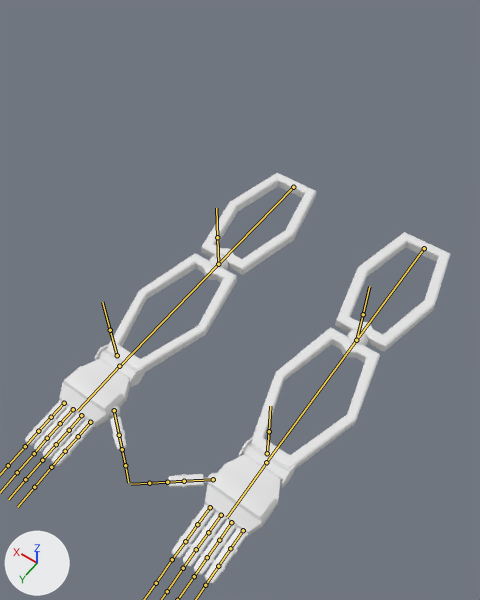
An edit to the FBX model Assets/_Models/Fps Hands.fbx, drawn before and after from the same camera.
Camera for both pictures: a camera (50 mm lens) standing at (-1.77, 4.44, 4.61) and looking at (0.7, 0.97, -0.83). The axes (+X, +Y, +Z) are drawn at lower left. The lights are the same throughout. The bones that bend it are drawn over the model as lines.
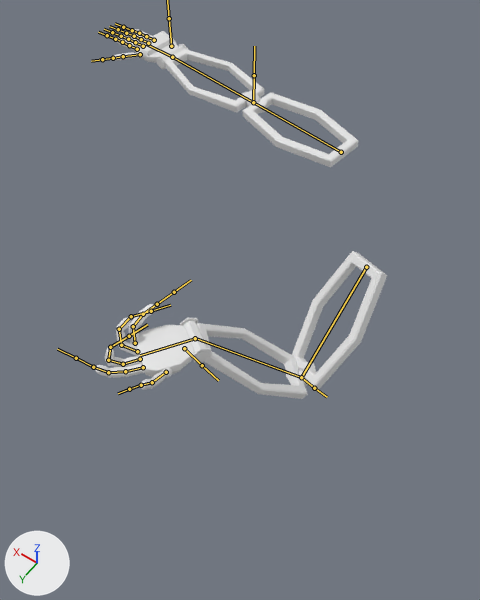
The newer file adds an action. The first version stands in its rest pose; the second is drawn at frame 13 of the action 'armature idle'.

Pixel boxes [x1, y1, x2, y2] of what changed, in the pictures (480 x 600 px):
```json
{"object": "Cube.003", "change": "posed", "before": [25, 173, 450, 584], "after": [95, 29, 387, 399], "on screen": "31% narrower, 10% shorter"}
{"bone": "Left ARM", "before": "(424, 248) to (356, 340)", "after": "(366, 267) to (301, 377)"}
{"bone": "Left Forearm", "before": "(356, 340) to (266, 463)", "after": "(301, 377) to (195, 338)"}
{"bone": "Left Hand", "before": "(266, 462) to (227, 517)", "after": "(195, 338) to (140, 355)"}
{"bone": "Left Pinky 1", "before": "(243, 530) to (230, 548)", "after": "(135, 343) to (133, 326)"}
{"bone": "Left Pinky 2", "before": "(230, 548) to (218, 566)", "after": "(133, 326) to (143, 314)"}
{"bone": "Left Pinky 3", "before": "(218, 566) to (205, 585)", "after": "(143, 314) to (157, 304)"}
{"bone": "Left Ring 1", "before": "(231, 522) to (219, 540)", "after": "(137, 351) to (121, 345)"}
{"bone": "Left Ring 2", "before": "(219, 540) to (207, 557)", "after": "(121, 345) to (119, 329)"}
{"bone": "Left Ring 3", "before": "(207, 557) to (194, 576)", "after": "(119, 329) to (131, 316)"}
{"bone": "Left Middle 2", "before": "(208, 532) to (196, 549)", "after": "(123, 364) to (108, 360)"}
{"bone": "Left Middle 3", "before": "(196, 549) to (183, 568)", "after": "(108, 360) to (110, 347)"}
{"bone": "Left Index 2", "before": "(197, 524) to (185, 541)", "after": "(125, 371) to (108, 372)"}
{"bone": "Left Index 3", "before": "(185, 541) to (172, 559)", "after": "(108, 372) to (93, 367)"}
{"bone": "Left Thumb 1", "before": "(213, 479) to (184, 481)", "after": "(166, 372) to (152, 382)"}
{"bone": "Left Thumb 2", "before": "(184, 481) to (167, 482)", "after": "(152, 382) to (141, 385)"}
{"bone": "Right ARM", "before": "(293, 187) to (218, 264)", "after": "(341, 152) to (253, 102)"}
```

Scene script edits in JSON lines:
```json
{"block": "bone_left_arm", "where": "bone_left_arm = bpy.data.objects['Armature.002'].pose.bones['Left ARM']"}
{"op": "set", "path": "bone_left_arm.location", "old": "(0.0, 0.0, 0.0)", "new": "(0.352, 0.437, -0.087)"}
{"op": "set", "path": "bone_left_arm.rotation_quaternion", "old": "(1.0, 0.0, 0.0, 0.0)", "new": "(-0.233, 0.148, 0.881, -0.384)", "note": "degrees (0, 0, 0) -> degrees (51, -163, -27)"}
{"block": "bone_left_forearm", "where": "bone_left_forearm = bpy.data.objects['Armature.002'].pose.bones['Left Forearm']  # child of 'Left ARM'"}
{"op": "set", "path": "bone_left_forearm.rotation_quaternion", "old": "(1.0, 0.0, 0.0, 0.0)", "new": "(0.659, -0.734, -0.1, 0.129)", "note": "degrees (0, 0, 0) -> degrees (-96, 3, 18)"}
{"block": "bone_left_hand", "where": "bone_left_hand = bpy.data.objects['Armature.002'].pose.bones['Left Hand']  # child of 'Left Forearm'"}
{"op": "set", "path": "bone_left_hand.rotation_quaternion", "old": "(1.0, 0.0, 0.0, 0.0)", "new": "(0.916, 0.397, 0.04, -0.049)", "note": "degrees (0, 0, 0) -> degrees (47, 6, -3)"}
{"block": "bone_left_pinky_1", "where": "bone_left_pinky_1 = bpy.data.objects['Armature.002'].pose.bones['Left Pinky 1']  # child of 'Left Hand'"}
{"op": "set", "path": "bone_left_pinky_1.rotation_quaternion", "old": "(1.0, 0.0, 0.0, 0.0)", "new": "(0.653, 0.496, -0.032, -0.571)", "note": "degrees (0, 0, 0) -> degrees (54, 32, -66)"}
{"block": "bone_left_pinky_2", "where": "bone_left_pinky_2 = bpy.data.objects['Armature.002'].pose.bones['Left Pinky 2']  # child of 'Left Pinky 1'"}
{"op": "set", "path": "bone_left_pinky_2.rotation_quaternion", "old": "(1.0, 0.0, 0.0, 0.0)", "new": "(0.918, 0.293, 0.016, -0.265)", "note": "degrees (0, 0, 0) -> degrees (33, 11, -29)"}
{"block": "bone_left_pinky_3", "where": "bone_left_pinky_3 = bpy.data.objects['Armature.002'].pose.bones['Left Pinky 3']  # child of 'Left Pinky 2'"}
{"op": "set", "path": "bone_left_pinky_3.rotation_quaternion", "old": "(1.0, 0.0, 0.0, 0.0)", "new": "(0.993, 0.092, 0.018, -0.069)", "note": "degrees (0, 0, 0) -> degrees (10, 3, -8)"}
{"block": "bone_left_ring_1", "where": "bone_left_ring_1 = bpy.data.objects['Armature.002'].pose.bones['Left Ring 1']  # child of 'Left Hand'"}
{"op": "set", "path": "bone_left_ring_1.rotation_quaternion", "old": "(1.0, 0.0, 0.0, 0.0)", "new": "(0.941, 0.286, 0.092, -0.158)", "note": "degrees (0, 0, 0) -> degrees (32, 15, -15)"}
{"block": "bone_left_ring_2", "where": "bone_left_ring_2 = bpy.data.objects['Armature.002'].pose.bones['Left Ring 2']  # child of 'Left Ring 1'"}
{"op": "set", "path": "bone_left_ring_2.rotation_quaternion", "old": "(1.0, 0.0, 0.0, 0.0)", "new": "(0.876, 0.452, 0.08, -0.148)", "note": "degrees (0, 0, 0) -> degrees (53, 16, -11)"}
{"block": "bone_left_ring_3", "where": "bone_left_ring_3 = bpy.data.objects['Armature.002'].pose.bones['Left Ring 3']  # child of 'Left Ring 2'"}
{"op": "set", "path": "bone_left_ring_3.rotation_quaternion", "old": "(1.0, 0.0, 0.0, 0.0)", "new": "(0.894, 0.424, 0.047, -0.135)", "note": "degrees (0, 0, 0) -> degrees (50, 11, -12)"}
{"block": "bone_left_middle_2", "where": "bone_left_middle_2 = bpy.data.objects['Armature.002'].pose.bones['Left Middle 2']  # child of 'Left Middle 1'"}
{"op": "set", "path": "bone_left_middle_2.rotation_quaternion", "old": "(1.0, 0.0, 0.0, 0.0)", "new": "(0.941, 0.337, 0.01, -0.007)", "note": "degrees (0, 0, 0) -> degrees (39, 1, 0)"}
{"block": "bone_left_middle_3", "where": "bone_left_middle_3 = bpy.data.objects['Armature.002'].pose.bones['Left Middle 3']  # child of 'Left Middle 2'"}
{"op": "set", "path": "bone_left_middle_3.rotation_quaternion", "old": "(1.0, 0.0, 0.0, 0.0)", "new": "(0.835, 0.551, 0.008, -0.005)", "note": "degrees (0, 0, 0) -> degrees (67, 1, 0)"}
{"block": "bone_left_index_2", "where": "bone_left_index_2 = bpy.data.objects['Armature.002'].pose.bones['Left Index 2']  # child of 'Left Index 1'"}
{"op": "set", "path": "bone_left_index_2.rotation_quaternion", "old": "(1.0, 0.0, 0.0, 0.0)", "new": "(0.993, 0.113, 0.034, -0.021)", "note": "degrees (0, 0, 0) -> degrees (13, 4, -2)"}
{"block": "bone_left_index_3", "where": "bone_left_index_3 = bpy.data.objects['Armature.002'].pose.bones['Left Index 3']  # child of 'Left Index 2'"}
{"op": "set", "path": "bone_left_index_3.rotation_quaternion", "old": "(1.0, 0.0, 0.0, 0.0)", "new": "(0.967, 0.243, 0.076, 0.02)", "note": "degrees (0, 0, 0) -> degrees (29, 8, 4)"}
{"block": "bone_left_thumb_1", "where": "bone_left_thumb_1 = bpy.data.objects['Armature.002'].pose.bones['Left Thumb 1']  # child of 'Left Hand'"}
{"op": "set", "path": "bone_left_thumb_1.rotation_quaternion", "old": "(1.0, 0.0, 0.0, 0.0)", "new": "(0.755, 0.22, 0.617, 0.007)", "note": "degrees (0, 0, 0) -> degrees (67, 68, 50)"}
{"block": "bone_left_thumb_2", "where": "bone_left_thumb_2 = bpy.data.objects['Armature.002'].pose.bones['Left Thumb 2']  # child of 'Left Thumb 1'"}
{"op": "set", "path": "bone_left_thumb_2.rotation_quaternion", "old": "(1.0, 0.0, 0.0, 0.0)", "new": "(0.985, 0.16, -0.06, 0.007)", "note": "degrees (0, 0, 0) -> degrees (18, -7, 0)"}
{"block": "bone_right_arm", "where": "bone_right_arm = bpy.data.objects['Armature.002'].pose.bones['Right ARM']"}
{"op": "set", "path": "bone_right_arm.location", "old": "(0.0, 0.0, 0.0)", "new": "(-0.105, -0.778, -0.02)"}
{"op": "set", "path": "bone_right_arm.rotation_quaternion", "old": "(1.0, 0.0, 0.0, 0.0)", "new": "(0.658, 0.0, 0.0, -0.753)", "note": "degrees (0, 0, 0) -> degrees (0, 0, -98)"}
```
